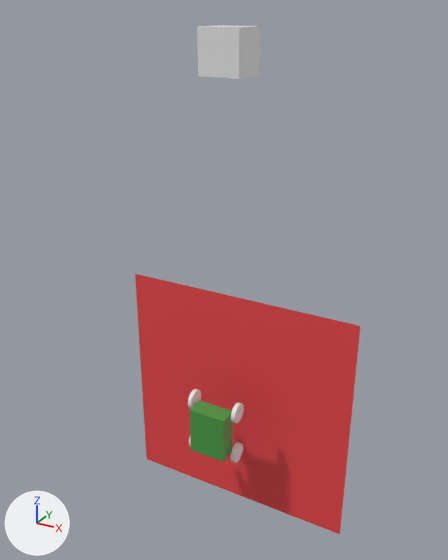
Renders of the glTF model views/public/essai.gltf from each side of a commit.
The view is the same before and after, from a camera (50 mm lens) standing at (13.5, -26.1, 20.5) and looking at (-0.7, -0.3, 7.5). Arrows for +X, +Y and +Z are at lower left; the lights stay in place. Vertices at the same position are counted once.

Script lines for the objects in view, before the commit:
```python
mat_material = principled_material('Material')
mat_material.base_color = (0.0731, 0.326, 0.0642)  # green #4c9b48
mat_material.roughness = 0.4
me_circle = bpy.data.meshes.new('Circle')
me_circle.from_pydata(...)  # a 32-sided cylinder along x spanning x -0.108..0.108, y -0.52..0.52, z -0.52..0.52
me_circle_001 = bpy.data.meshes.new('Circle.001')
me_circle_001.from_pydata(...)  # a 32-sided cylinder along x spanning x -0.108..0.108, y -0.52..0.52, z -0.52..0.52
me_circle_003 = bpy.data.meshes.new('Circle.003')
me_circle_003.from_pydata(...)  # a 32-sided cylinder along x spanning x -0.108..0.108, y -0.52..0.52, z -0.52..0.52
me_cube = bpy.data.meshes.new('Cube')
me_cube.from_pydata(...)  # a box spanning x -1.0..1.0, y -0.5..0.5, z -1.28..1.28
me_cube.materials.append(mat_material)  # green #4c9b48
me_cube_001 = bpy.data.meshes.new('Cube.001')
me_cube_001.from_pydata(...)  # a box spanning x -1.0..1.0, y -1.0..1.0, z -1.0..1.0
me_plane = bpy.data.meshes.new('Plane')
me_plane.from_pydata([(6.59, 0.0, -6.59), (6.59, 0.0, 6.59), (-6.59, 0.0, 6.59), (-6.59, 0.0, -6.59)], [], [(0, 1, 2), (0, 2, 3)])
me_plane.materials.append(mat_material_001)  # red #e7474a
ob_cube = bpy.data.objects.new('Cube', me_cube)
ob_cube.location = (0.0, -2.86, 0.0)
ob_obstacle = bpy.data.objects.new('obstacle', me_cube_001)
ob_obstacle.location = (0.0, -1.0, 18.74)
ob_plane = bpy.data.objects.new('Plane', me_plane)
ob_plane.location = (0.0, 0.0, 0.0)
ob_wbr = bpy.data.objects.new('wBR', me_circle_003)
ob_wbr.location = (1.28, -2.38, -1.27)
ob_wlf = bpy.data.objects.new('wLF', me_circle)
ob_wlf.location = (-1.31, -2.38, 1.27)
ob_wrf = bpy.data.objects.new('wRF', me_circle_001)
ob_wrf.location = (1.28, -2.38, 1.27)
```
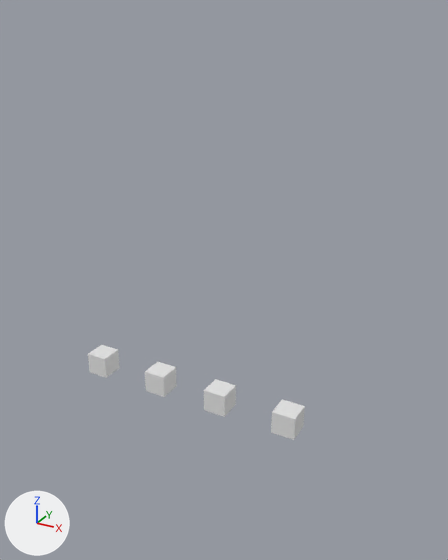
Location of each change, [x1, y1, x2, y2] in pixels of the pictures (448 x 560 px):
'Plane', deleted: before [135, 274, 360, 534]
'obstacle', deleted: before [197, 25, 261, 79]
'Cube', recoloured, reshaped, moved (20% narrower, 33% shorter): before [190, 400, 233, 462]; after [271, 399, 305, 440]
'Cube.003', added: after [204, 379, 236, 417]
'Cube.002', added: after [145, 362, 177, 397]
'Cube.001', added: after [88, 345, 120, 378]
'wRF', deleted: before [231, 403, 244, 423]
'wBR', deleted: before [231, 442, 243, 463]
'wLF', deleted: before [188, 389, 201, 408]

The change, as a diff of the scene's bpy script:
```diff
--- a/views/public/essai.gltf.py
+++ b/views/public/essai.gltf.py
@@ mat_material @@
 mat_material = principled_material('Material')
-mat_material.base_color = (0.0731, 0.326, 0.0642)  # green #4c9b48
+mat_material.base_color = (0.8, 0.8, 0.8)  # white #e7e7e7
 mat_material.roughness = 0.4
@@ me_cube @@
 me_cube.from_pydata(...)  # 8 vertices, 12 faces; spans x -1.0..1.0, y -0.5..0.5, z -1.28..1.28
 # used by ob_cube; location = (0.0, -2.86, 0.0)
-me_cube.vertices[0].co = (1.0, -0.5, -1.28)  # pixel (223, 461)
-me_cube.vertices[1].co = (1.0, -0.5, 1.28)  # pixel (223, 421)
-me_cube.vertices[2].co = (-1.0, -0.5, 1.28)  # pixel (189, 410)
-me_cube.vertices[3].co = (-1.0, -0.5, -1.28)  # pixel (190, 449)
-me_cube.vertices[4].co = (-1.0, 0.5, -1.28)
-me_cube.vertices[5].co = (1.0, 0.5, -1.28)
-me_cube.vertices[6].co = (-1.0, 0.5, 1.28)  # pixel (199, 400)
-me_cube.vertices[7].co = (1.0, 0.5, 1.28)  # pixel (232, 411)
+# me_cube part 1
+me_cube.vertices[0].co = (0.67, -0.67, 0.67)  # pixel (295, 419)
+me_cube.vertices[1].co = (0.67, 0.67, 0.67)  # pixel (304, 406)
+me_cube.vertices[2].co = (-0.67, 0.67, 0.67)  # pixel (282, 399)
+me_cube.vertices[3].co = (-0.67, -0.67, 0.67)  # pixel (271, 411)
+me_cube.vertices[4].co = (-0.67, -0.67, -0.67)  # pixel (271, 432)
+me_cube.vertices[5].co = (0.67, -0.67, -0.67)  # pixel (293, 440)
+me_cube.vertices[6].co = (-0.67, 0.67, -0.67)
+me_cube.vertices[7].co = (0.67, 0.67, -0.67)  # pixel (303, 426)
 me_cube.materials.append(mat_material)
@@ me_cube_003 @@
+me_cube_003.from_pydata(...)  # a box spanning x -0.67..0.67, y -0.67..0.67, z -0.67..0.67
+me_cube_003.materials.append(mat_material)  # white #e7e7e7
@@ me_cube_002 @@
+me_cube_002.from_pydata(...)  # a box spanning x -0.67..0.67, y -0.67..0.67, z -0.67..0.67
+me_cube_002.materials.append(mat_material)  # white #e7e7e7
@@ me_cube_001_1 @@
+me_cube_001_1.from_pydata(...)  # a box spanning x -0.67..0.67, y -0.67..0.67, z -0.67..0.67
+me_cube_001_1.materials.append(mat_material)  # white #e7e7e7
@@ ob_cube @@
 ob_cube = bpy.data.objects.new('Cube', me_cube)
-ob_cube.location = (0.0, -2.86, 0.0)
+ob_cube.location = (3.14, 0.0, 0.0)
@@ ob_plane @@
-ob_plane = bpy.data.objects.new('Plane', me_plane)
-ob_plane.location = (0.0, 0.0, 0.0)
@@ ob_wlf @@
-ob_wlf = bpy.data.objects.new('wLF', me_circle)
-ob_wlf.location = (-1.31, -2.38, 1.27)
@@ ob_wrf @@
-ob_wrf = bpy.data.objects.new('wRF', me_circle_001)
-ob_wrf.location = (1.28, -2.38, 1.27)
@@ ob_wbr @@
-ob_wbr = bpy.data.objects.new('wBR', me_circle_003)
-ob_wbr.location = (1.28, -2.38, -1.27)
@@ ob_obstacle @@
-ob_obstacle = bpy.data.objects.new('obstacle', me_cube_001)
-ob_obstacle.location = (0.0, -1.0, 18.74)
@@ ob_cube_003 @@
+ob_cube_003 = bpy.data.objects.new('Cube.003', me_cube_003)
+ob_cube_003.location = (-1.08, 0.0, 0.0)
@@ ob_cube_002 @@
+ob_cube_002 = bpy.data.objects.new('Cube.002', me_cube_002)
+ob_cube_002.location = (-5.15, 0.0, 0.0)
@@ ob_cube_001 @@
+ob_cube_001 = bpy.data.objects.new('Cube.001', me_cube_001_1)
+ob_cube_001.location = (-9.48, 0.0, 0.0)
```
